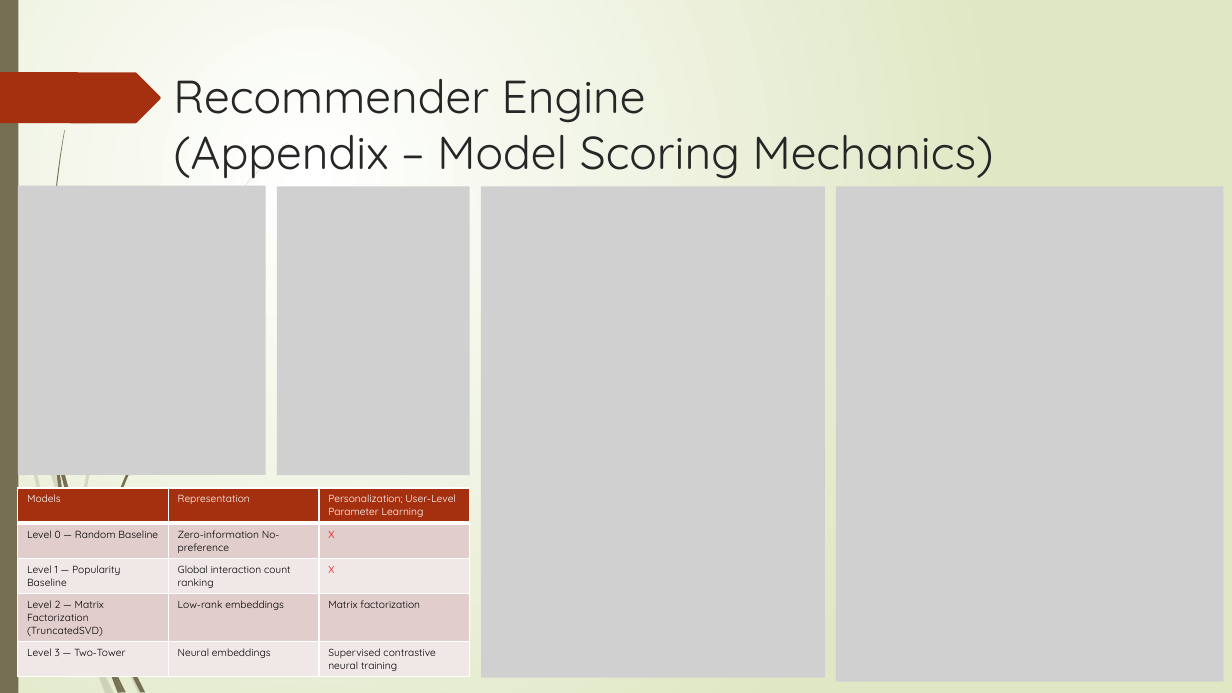
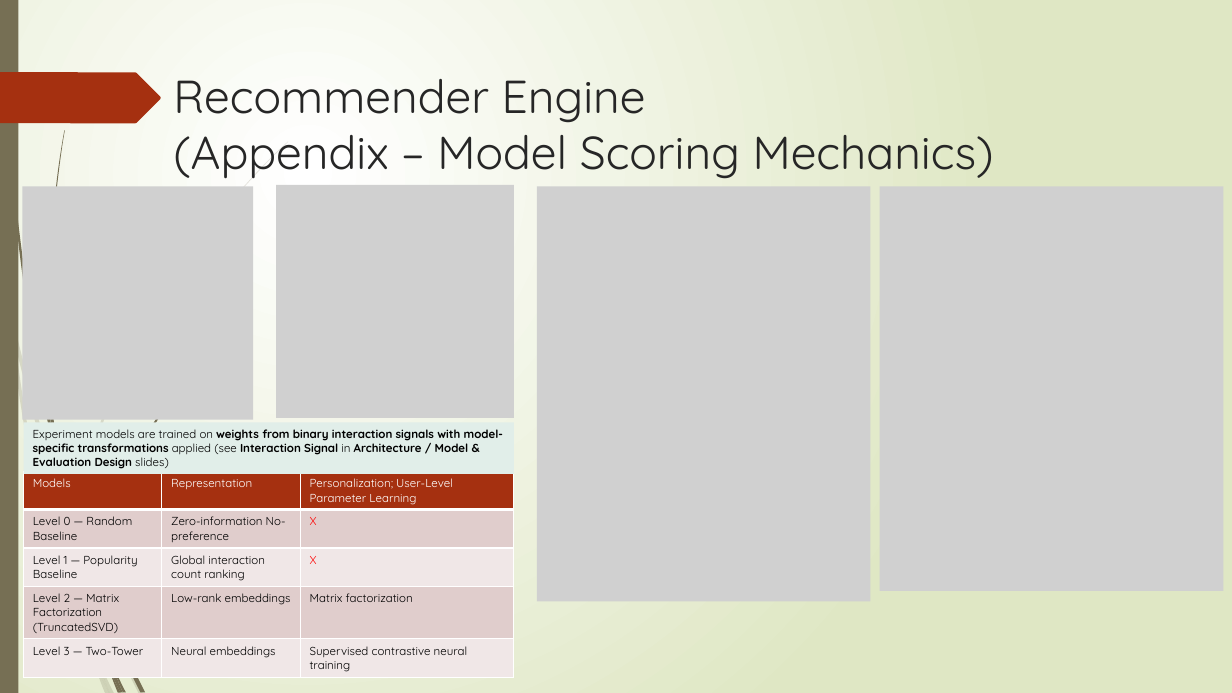
Before and after one commit to Phrey001/mle-marketplace-growth, a slide deck: slide 13 of docs/architecture.pptx. Drawn at 1232x693 pixels with LibreOffice and Linux fonts; fonts in the diff are those of the drawing; grey boxes stand for pictures. Boxes give left, top, right and bottom in pixels: in the first picture for what was removed or moved away, otherwise in the second. Text is boxed around its words. In the diff, an @@ line names an element or a change of style, - is before the commit and + after.

```diff
--- a/docs/architecture.pptx
+++ b/docs/architecture.pptx
@@ picture: place and size @@
-picture at [18, 186, 265, 475]
+picture at [22, 187, 253, 420]
@@ picture: place and size @@
-picture at [277, 187, 470, 476]
+picture at [276, 185, 514, 418]
@@ picture: place and size @@
-picture at [481, 187, 824, 678]
+picture at [537, 187, 871, 602]
@@ picture: place and size @@
-picture at [836, 187, 1224, 682]
+picture at [880, 187, 1224, 592]
@@ freeform shape added at [51, 415, 59, 467], fill #766F54 @@
@@ rectangle added at [24, 422, 515, 474], fill #E1EEE9, 9 pt, text #000000, bold @@
+Experiment models are trained on weights from binary interaction signals with model-specific transformations applied (see Interaction Signal in Architecture / Model & Evaluation Design slides)
@@ table at [24, 471, 515, 676] @@
@@ size 8 to 9 pt @@
@@ table: place and size @@
-table at [18, 488, 470, 675]
+table at [24, 471, 515, 676]
```
Also in this commit, not shown: 1 other slide changed, 51 other files.
